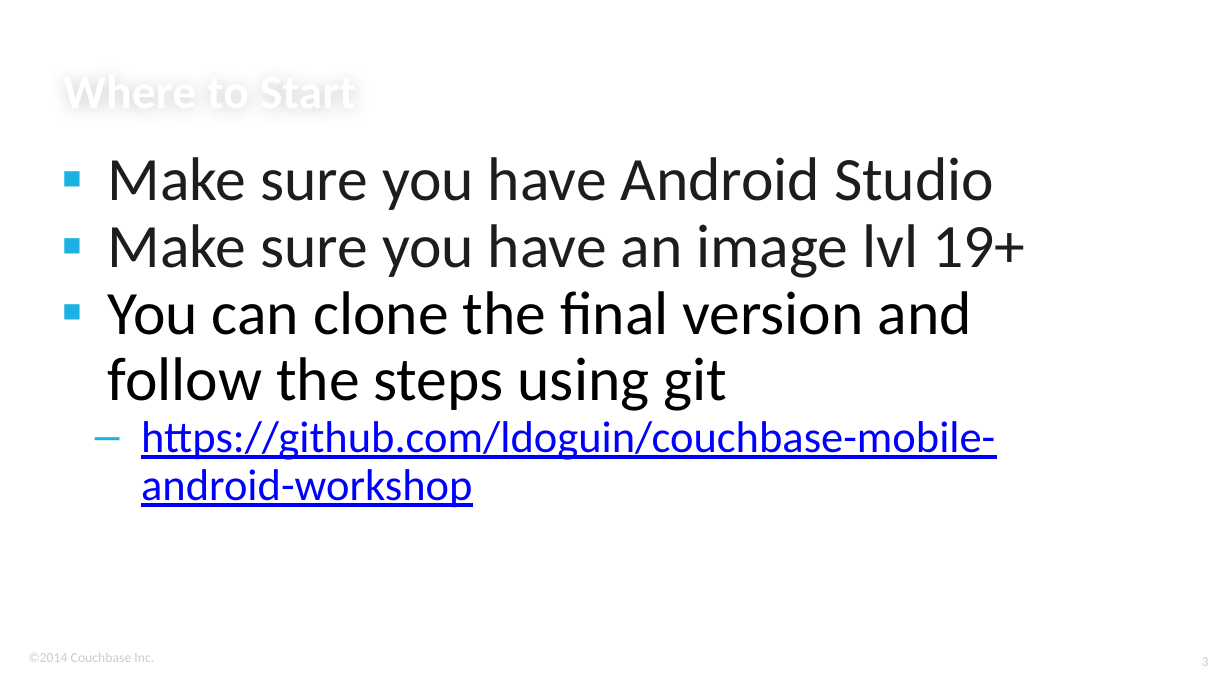
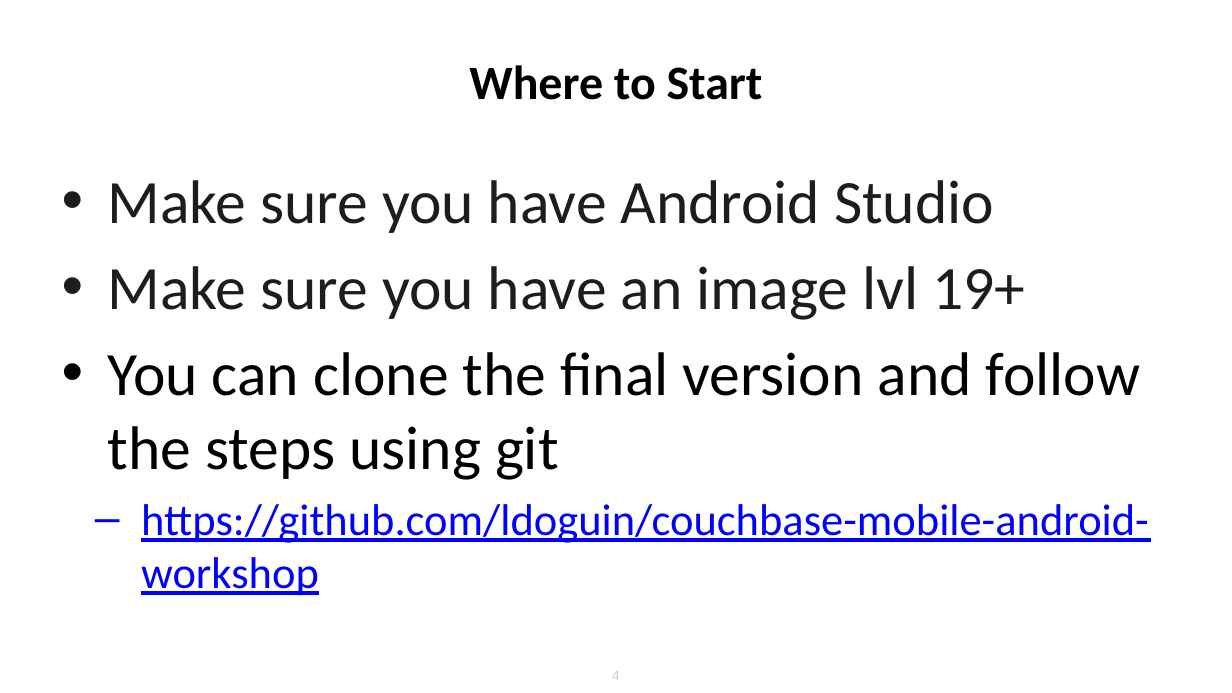
Before and after one commit to ldoguin/couchbase-mobile-android-workshop, a slide deck: slide 4 of AndroidWorkshopMasterDetailFlow.pptx (slide 3 before the commit). Drawn at 1232x693 pixels with LibreOffice and Linux fonts; fonts in the diff are those of the drawing; background and template pictures are left out. Boxes give left, top, right and bottom in pixels: in the first picture for what was removed or moved away, otherwise in the second. Text is boxed around its words. In the diff, an @@ line names an element or a change of style, - is before the commit and + after.

```diff
--- a/AndroidWorkshopMasterDetailFlow.pptx
+++ b/AndroidWorkshopMasterDetailFlow.pptx
@@ title "Where to Start": place and size @@
-title "Where to Start" at bbox=[63, 2, 1141, 118]
+title "Where to Start" at bbox=[469, 65, 763, 100]
@@ title "Where to Start" at bbox=[469, 65, 763, 100]: text colour #FFFFFF to #000000; alignment left to centre; vertical alignment bottom to middle @@
@@ text "Make sure you have Android ...": place and size @@
-text "Make sure you have Android ..." at bbox=[108, 157, 1025, 508]
+text "Make sure you have Android ..." at bbox=[108, 180, 1149, 596]
@@ text "Make sure you have Android ..." at bbox=[108, 180, 1149, 596]: bullet ▪ to •; line spacing 0.9 to 1; more space between paragraphs @@
@@ text removed at bbox=[28, 653, 154, 662] @@
-©2014 Couchbase Inc.
@@ page number removed at bbox=[1202, 657, 1209, 666] @@
-3
@@ page number added at bbox=[612, 671, 620, 680], 8 pt, text #CCCCCC @@
+4
```
Also in this commit, not shown: 27 other slides changed, 58 slides added, 8 slides removed.
